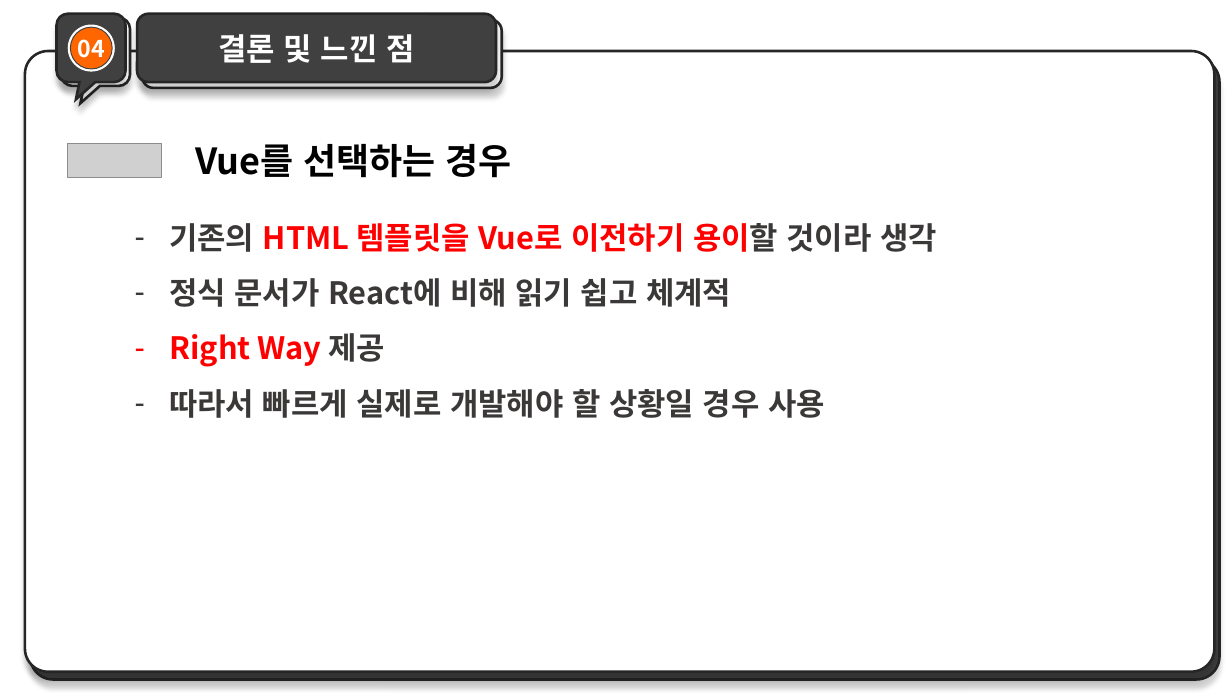
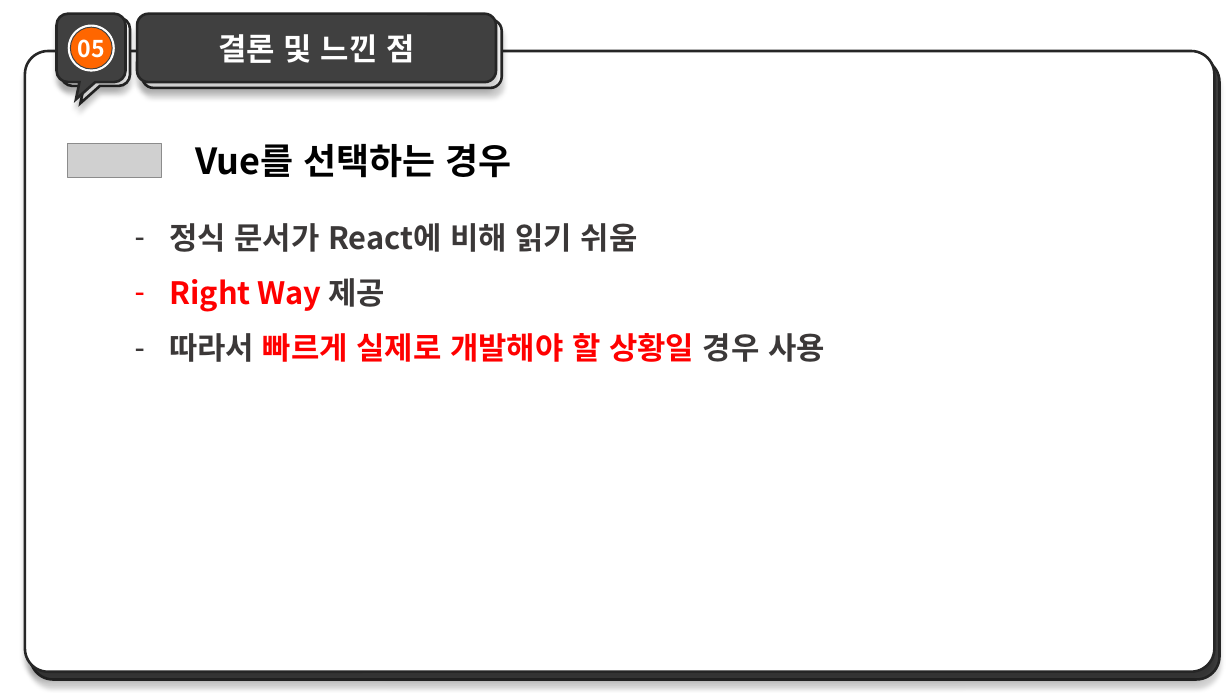
Before and after one commit to lkhoony/Internship, a slide deck: slide 9 of ppt/Vue_React.pptx (slide 8 before the commit). Drawn at 1232x693 pixels with LibreOffice and Linux fonts; fonts in the diff are those of the drawing; grey boxes stand for pictures. Boxes give left, top, right and bottom in pixels: in the first picture for what was removed or moved away, otherwise in the second. Text is boxed around its words. In the diff, an @@ line names an element or a change of style, - is before the commit and + after.

```diff
--- a/ppt/Vue_React.pptx
+++ b/ppt/Vue_React.pptx
@@ text in ellipse at bbox=[76, 32, 106, 65]: text changed @@
-04
+05
@@ text at bbox=[169, 223, 638, 252]: text changed @@
-– 기존의 HTML 템플릿을 Vue로 이전하기 용이할 것이라 생각
-– 정식 문서가 React에 비해 읽기 쉽고 체계적
+– 정식 문서가 React에 비해 읽기 쉬움
@@ text at bbox=[169, 333, 825, 362]: text colour #3B3838 to #FF0000 in "빠르게 실제로 개발해야 할 상황일" @@
```
Also in this commit, not shown: 2 other slides changed, 1 slide added, 1 other file.
